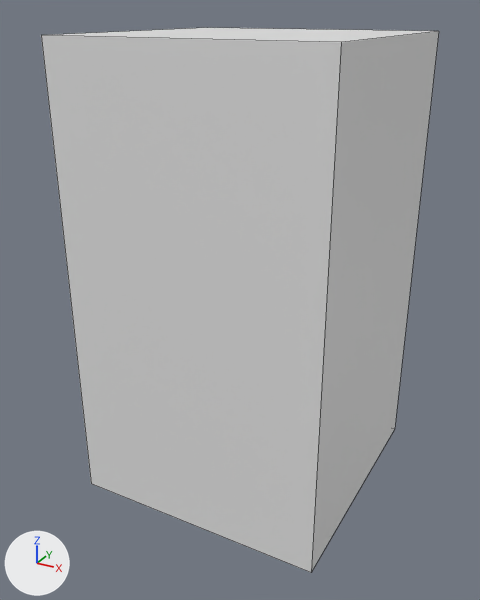
The Blender file Assets/Mesh/Fridge.blend as it was, and as the next commit left it.
Before and after are seen from a camera (50 mm lens) standing at (2.27, -4.35, 1.91) and looking at (-0.04, -0.16, -0.19). Every picture has the same lights, and +X, +Y and +Z are marked at lower left. Mesh edges are drawn as thin lines.
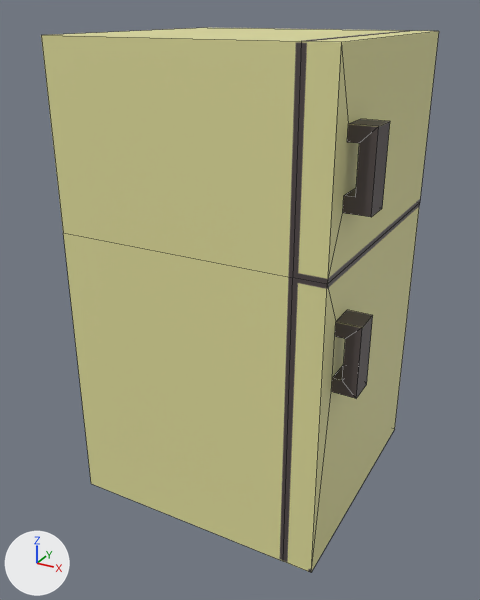
Boxes [x1, y1, x2, y2] around the edits, measured in the pictures (480 x 600 px):
'Cube', surface changed, reshaped, rescaled (grey to beige)
    both: [41, 28, 439, 572]

The change, as a list of edits to the scene's bpy script:
```text
Add img_fridge_png:
    img_fridge_png = load_image('Fridge.png', 'Fridge.png', 1024, 1024, 'sRGB')
Change mat_material:
    remove mat_material.base_color = (0.8, 0.8, 0.8)  # white #e7e7e7
    add mat_material.texture = img_fridge_png
Change me_cube:
    used by ob_cube; location = (0.0, 0.0, 0.0); scale = (1.0, 1.0, 1.75)
    remove me_cube.from_pydata(...)  # 8 vertices, 6 faces; spans x -1.0..1.0, y -1.0..1.0, z -1.0..1.0
    add me_cube.from_pydata(...)  # 50 vertices, 40 faces; spans x -1.0..1.17, y -1.0..1.0, z -1.75..1.75
    me_cube part 1: the whole mesh is rebuilt
Change ob_cube:
    ob_cube.scale: (1.0, 1.0, 1.75) -> (1.0, 1.0, 1.0)
```
